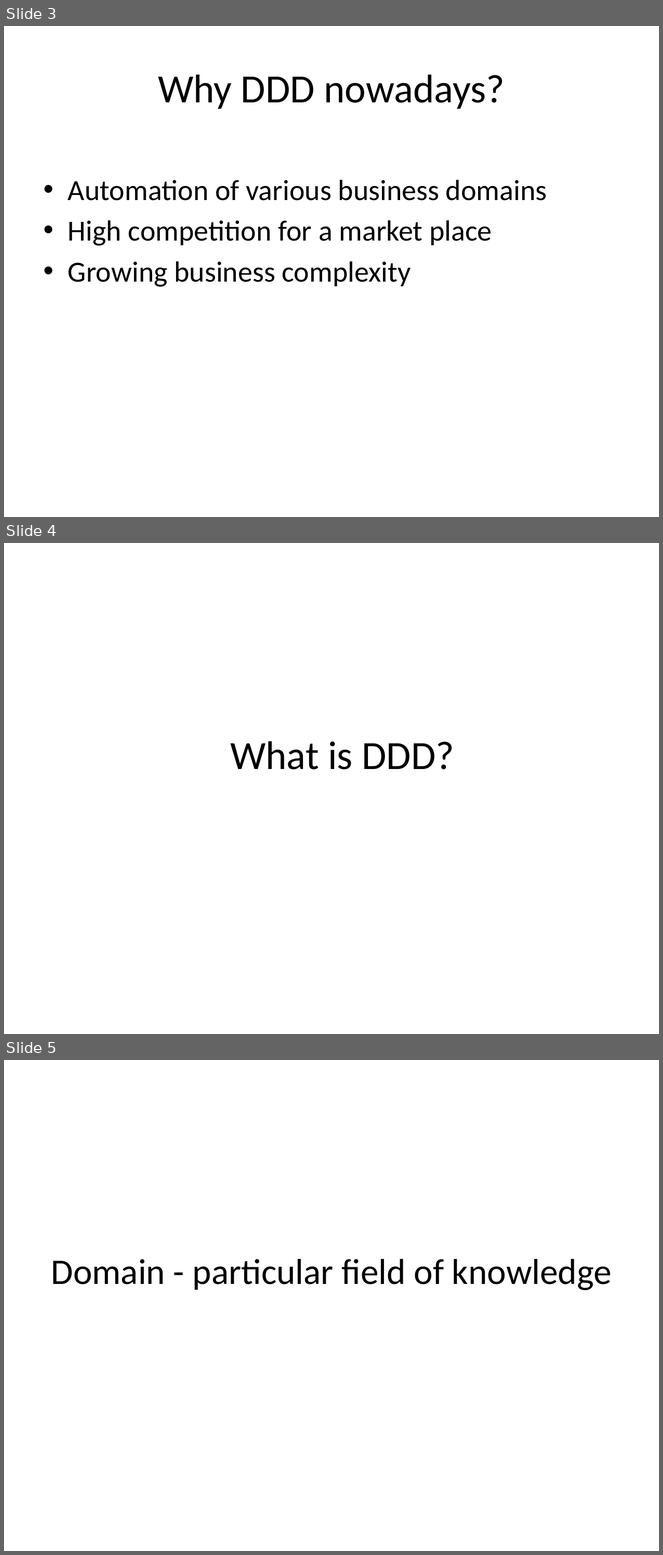
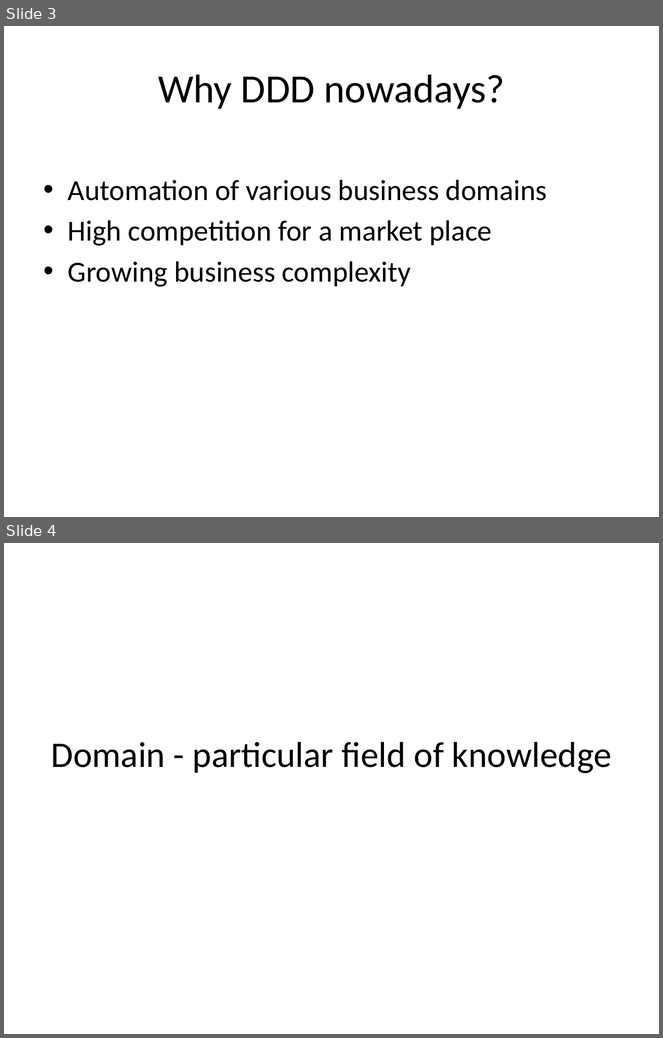
Before and after one commit to arturtv/dddpresentation, a slide deck: Domain-DrivenDesign.A.Trosin.pptx. Shown one above the other, each under a label of ours: slides 3, 4 and 5 before the commit, slides 3 and 4 after it. The pictures are 663x1555 and 663x1038 pixels, drawn with LibreOffice and Linux fonts; fonts in the diff are those of the drawing. Boxes give left, top, right and bottom in pixels: in the first picture for what was removed or moved away, otherwise in the second. Text is boxed around its words. In the diff, an @@ line names an element or a change of style, - is before the commit and + after.

```diff
--- a/Domain-DrivenDesign.A.Trosin.pptx
+++ b/Domain-DrivenDesign.A.Trosin.pptx
@@ slide 4 removed at (x1=4, y1=543, x2=659, y2=1034), background #FFFFFF @@
@@ title removed at (x1=230, y1=741, x2=454, y2=770) @@
-What is DDD?
@@ what was slide 5 is now slide 4 @@
```
Also in this commit, not shown: 2 slides changed, 10 slides added, 3 other slides removed.
